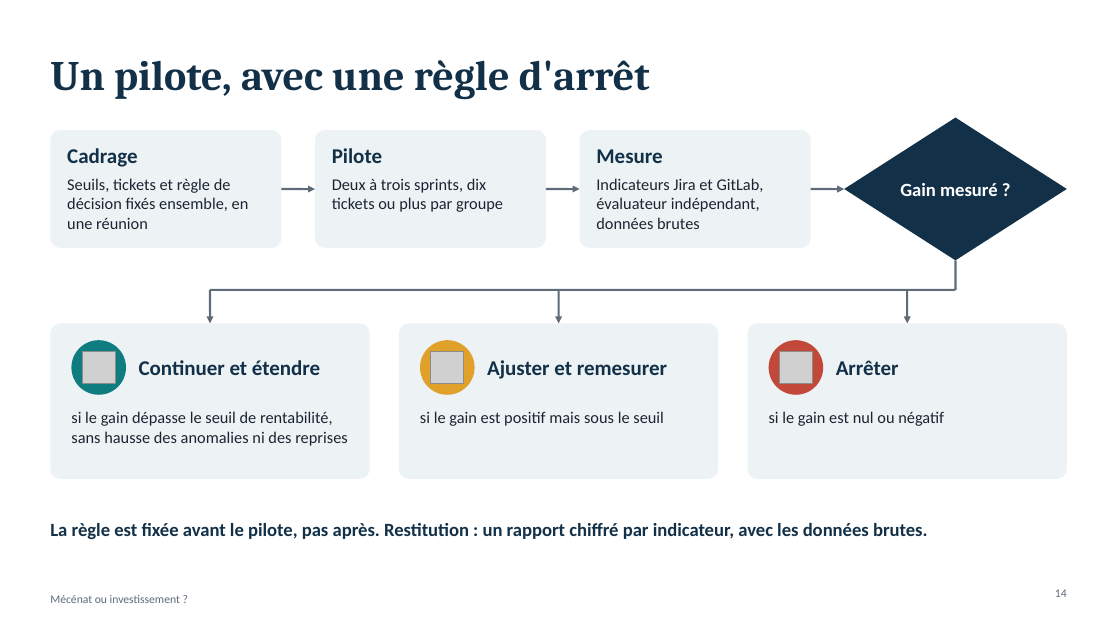
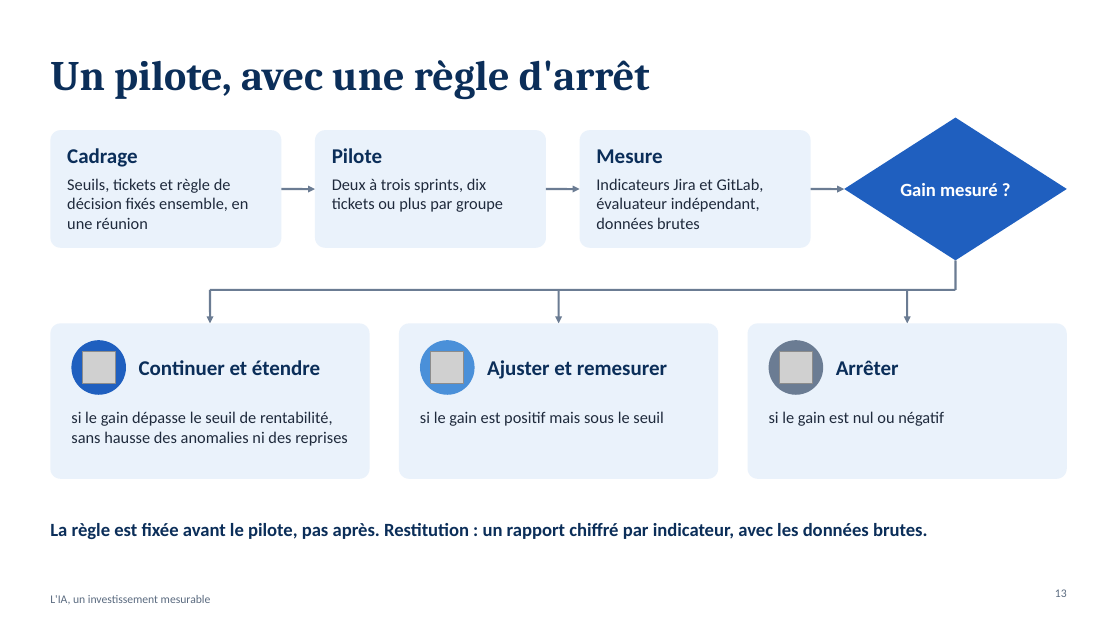
Before and after one commit to FredGarcia/Agent2Prompt, a slide deck: slide 13 of docs/presentation-valeur-ia/presentation-valeur-ia.pptx (slide 14 before the commit). Drawn at 1120x630 pixels with LibreOffice and Linux fonts; fonts in the diff are those of the drawing; grey boxes stand for pictures. Boxes give left, top, right and bottom in pixels: in the first picture for what was removed or moved away, otherwise in the second. Text is boxed around its words. In the diff, an @@ line names an element or a change of style, - is before the commit and + after.

```diff
--- a/docs/presentation-valeur-ia/presentation-valeur-ia.pptx
+++ b/docs/presentation-valeur-ia/presentation-valeur-ia.pptx
@@ diamond "Gain mesuré ?" at <box>844,118,1067,260</box>: fill #123047 to #1F5FBF @@
@@ arrow (281, 189) - (315, 189): stroke #5F6B79 1.75 pt to #6B7C93 1.75 pt @@
@@ arrow (546, 189) - (580, 189): stroke #5F6B79 1.75 pt to #6B7C93 1.75 pt @@
@@ arrow (811, 189) - (844, 189): stroke #5F6B79 1.75 pt to #6B7C93 1.75 pt @@
@@ line (956, 260) - (956, 290): stroke #5F6B79 1.75 pt to #6B7C93 1.75 pt @@
@@ line (210, 290) - (956, 290): stroke #5F6B79 1.75 pt to #6B7C93 1.75 pt @@
@@ arrow (210, 290) - (210, 323): stroke #5F6B79 1.75 pt to #6B7C93 1.75 pt @@
@@ arrow (559, 290) - (559, 323): stroke #5F6B79 1.75 pt to #6B7C93 1.75 pt @@
@@ arrow (907, 290) - (907, 323): stroke #5F6B79 1.75 pt to #6B7C93 1.75 pt @@
@@ fill #EDF2F5 to #EAF2FB in 6 elements at <box>50,130,281,248</box>, <box>315,130,546,248</box>, <box>580,130,811,248</box>, <box>50,323,370,479</box>, <box>399,323,718,479</box>, <box>748,323,1067,479</box> @@
@@ ellipse at <box>71,340,126,395</box>: fill #0F7C80 to #1F5FBF @@
@@ ellipse at <box>420,340,475,395</box>: fill #E0A12B to #4A90D9 @@
@@ ellipse at <box>769,340,823,395</box>: fill #C2493A to #6B7C93 @@
@@ text colour #123047 to #0B2E59 in 8 elements at <box>50,60,650,100</box>, <box>67,148,137,167</box>, <box>332,148,382,163</box>, <box>596,149,662,163</box>, <box>139,360,320,375</box>, <box>487,360,667,379</box>, <box>836,360,899,375</box>, <box>50,523,928,539</box> @@
@@ text at <box>50,595,211,604</box>: text changed; text colour #5F6B79 to #5B6B80 @@
-Mécénat ou investissement ?
+L'IA, un investissement mesurable
@@ page number at <box>1055,589,1067,597</box>: text changed; text colour #5F6B79 to #5B6B80 @@
-14
+13
```
Also in this commit, not shown: 15 other slides changed, 1 slide removed, 3 other files.
